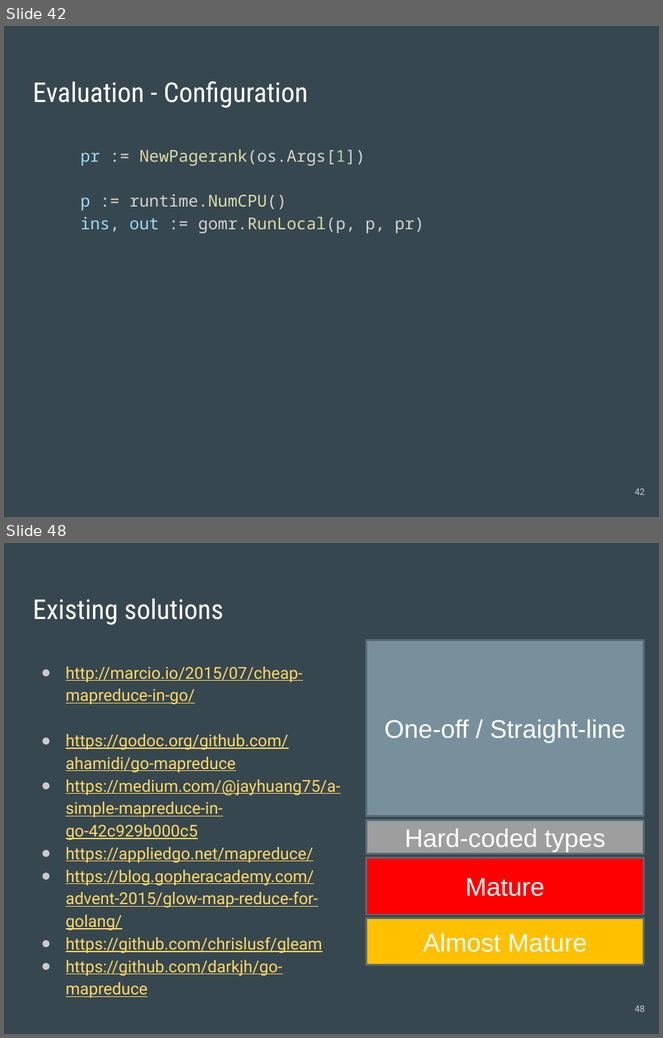
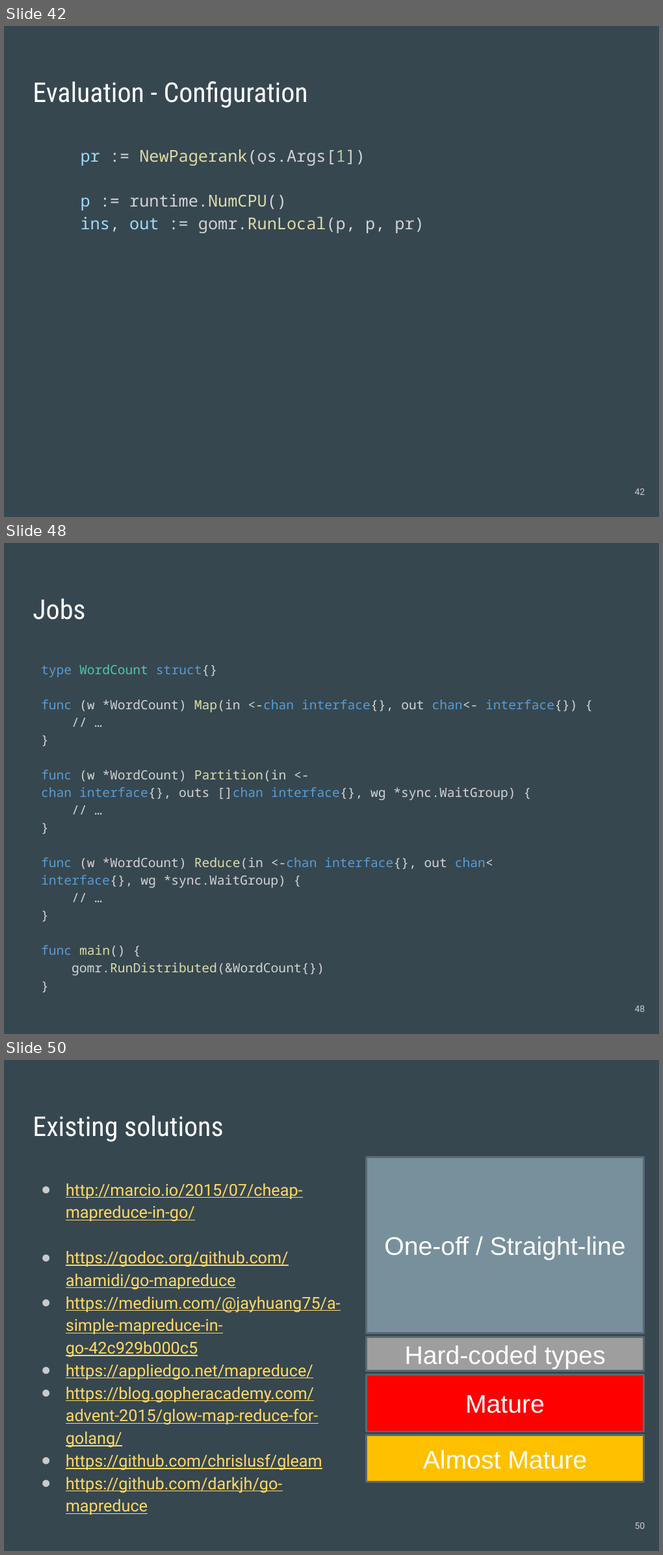
Before and after one commit to cnnrznn/cnnrznn.github.io, a slide deck: files/GoMR/slides-distributed.pptx. Shown one above the other, each under a label of ours: slides 42 and 48 before the commit, slides 42, 48 and 50 after it; the slides between them are not shown. The pictures are 663x1038 and 663x1555 pixels, drawn with LibreOffice and Linux fonts; fonts in the diff are those of the drawing. Boxes give left, top, right and bottom in pixels: in the first picture for what was removed or moved away, otherwise in the second. Text is boxed around its words. In the diff, an @@ line names an element or a change of style, - is before the commit and + after.

```diff
--- a/files/GoMR/slides-distributed.pptx
+++ b/files/GoMR/slides-distributed.pptx
@@ slide 48 added at bbox=[4, 543, 659, 1034], background #37474F @@
@@ title added at bbox=[33, 598, 85, 620], 30 pt, text #FFFFFF @@
+Jobs
@@ text added at bbox=[41, 665, 577, 976], 14 pt, text #D4D4D4 @@
+type WordCount struct{}
+func (w *WordCount) Map(in <-chan interface{}, out chan<- interface{}) {
+// …
+}
+func (w *WordCount) Partition(in <-chan interface{}, outs []chan interface{}, wg *sync.WaitGroup) {
+// …
+}
+func (w *WordCount) Reduce(in <-chan interface{}, out chan< interface{}, wg *sync.WaitGroup) {
+// …
+}
+func main() {
+gomr.RunDistributed(&WordCount{})
+}
@@ page number added at bbox=[635, 1006, 646, 1012], 10 pt, text #CACACA @@
+48
@@ what was slide 48 is now slide 50 @@
@@ page number at bbox=[635, 1523, 646, 1529]: text changed @@
-48
+50
```
Also in this commit, not shown: 10 slides changed, 3 other slides added, 1 slide removed.
